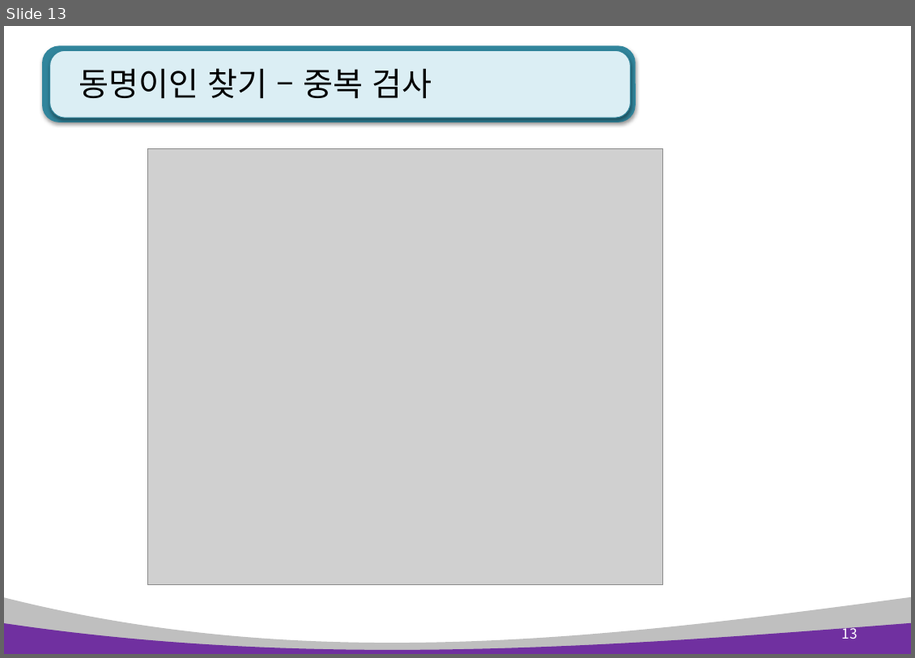
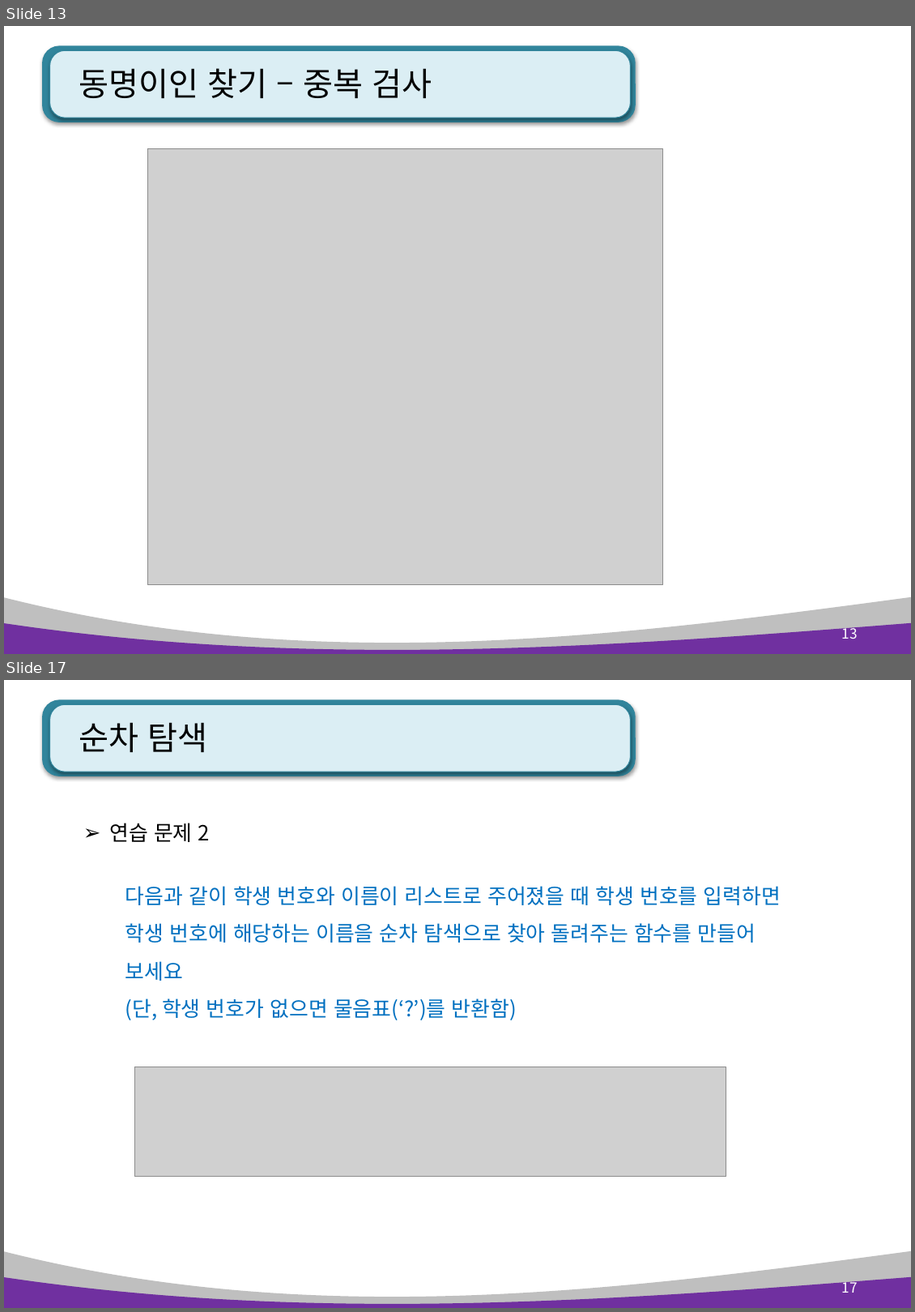
Before and after one commit to kiyongee2/green_project_web, a slide deck: python_ppt/Python 알고리즘.pptx. Shown one above the other, each under a label of ours: slide 13 before the commit, slides 13 and 17 after it; the slides between them are not shown. The pictures are 915x658 and 915x1312 pixels, drawn with LibreOffice and Linux fonts; fonts in the diff are those of the drawing; grey boxes stand for pictures. Boxes give left, top, right and bottom in pixels: in the first picture for what was removed or moved away, otherwise in the second. Text is boxed around its words. In the diff, an @@ line names an element or a change of style, - is before the commit and + after.

```diff
--- a/python_ppt/Python 알고리즘.pptx
+++ b/python_ppt/Python 알고리즘.pptx
@@ slide 17 added at (4,680,911,1308), background #FFFFFF; not listed: 4 template elements that a slide beside it also shows @@
@@ title added at (79,722,208,752), 28 pt, text #000000 @@
+순차 탐색
@@ text added at (109,823,781,1020), 18 pt, text #0070C0 @@
+➢ 연습 문제 2
+  다음과 같이 학생 번호와 이름이 리스트로 주어졌을 때 학생 번호를 입력하면 학생 번호에 해당하는 이름을 순차 탐색으로 찾아 돌려주는 함수를 만들어 보세요
+  (단, 학생 번호가 없으면 물음표(‘?’)를 반환함)
@@ picture added at (134,1067,727,1177) @@
@@ page number added at (842,1279,857,1292), 12 pt, text #FFFFFF @@
+17
```
Also in this commit, not shown: 3 other slides added, 2 other files.
